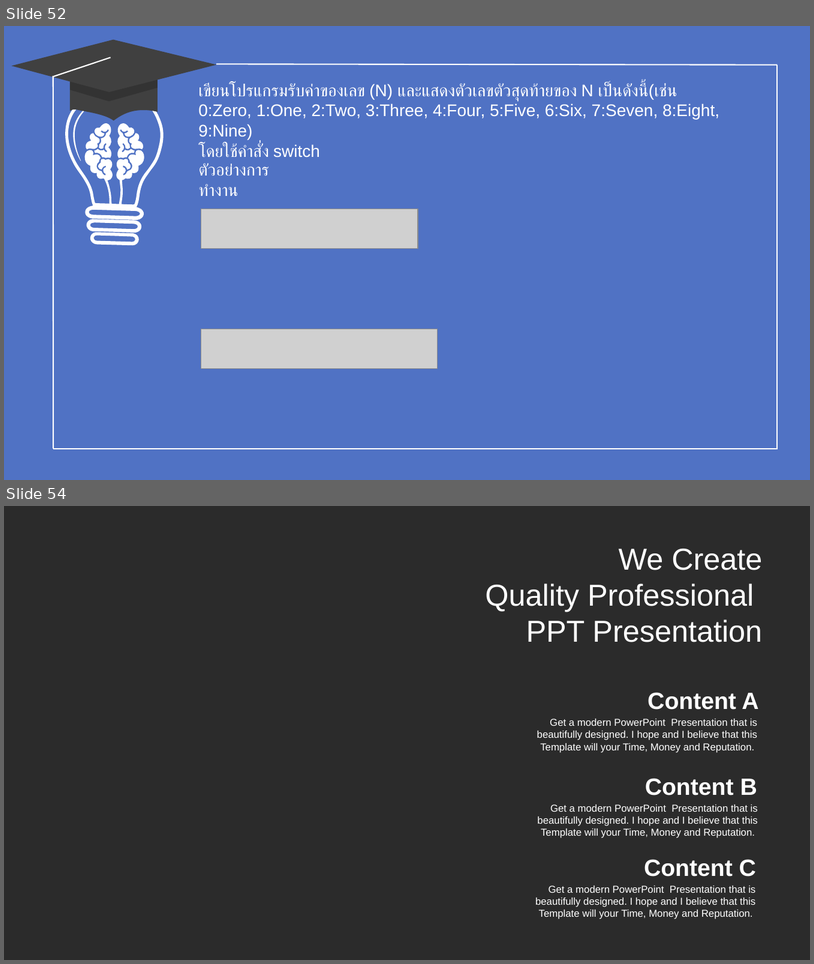
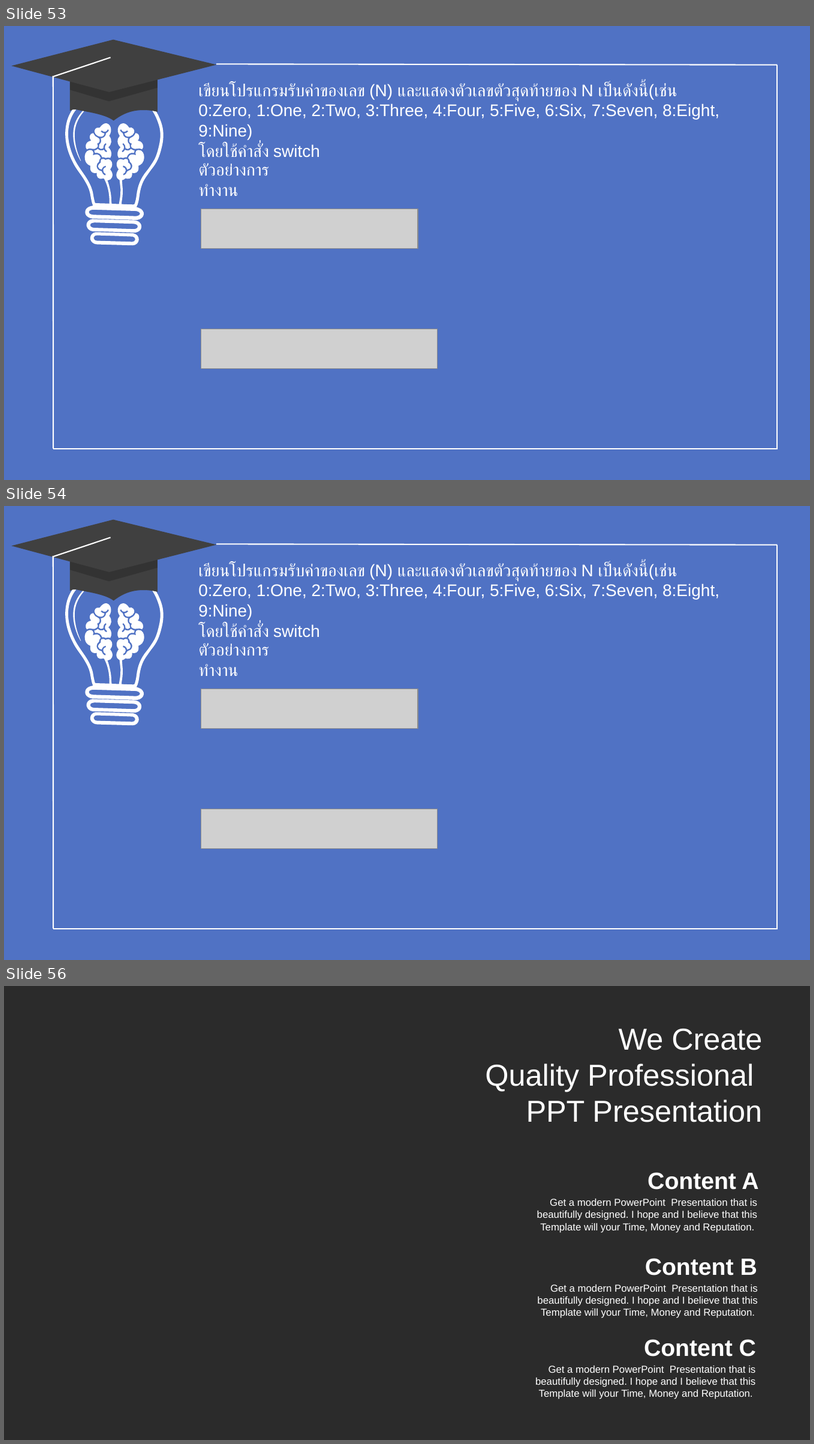
Before and after one commit to WatcharapolxFa/SolveProblemsIn-C-Language, a slide deck: TeachCLanguage/C.pptx. Shown one above the other, each under a label of ours: slides 52 and 54 before the commit, slides 53, 54 and 56 after it; the slides between them are not shown. The pictures are 814x964 and 814x1444 pixels, drawn with LibreOffice and Linux fonts; fonts in the diff are those of the drawing; grey boxes stand for pictures; background and template pictures are left out; a plain dark background stands for a picture behind light text. Boxes give left, top, right and bottom in pixels: in the first picture for what was removed or moved away, otherwise in the second. Text is boxed around its words. In the diff, an @@ line names an element or a change of style, - is before the commit and + after.

```diff
--- a/TeachCLanguage/C.pptx
+++ b/TeachCLanguage/C.pptx
@@ slide 54 added at bbox=[4, 506, 810, 960], background #5072C4 @@
@@ group added at bbox=[11, 519, 216, 928]: 3 freeform shapes, 2 lines @@
@@ line added from (778, 545) to (216, 544), #FFFFFF 1.5 pt @@
@@ line added from (778, 545) to (778, 929), #FFFFFF 1.5 pt @@
@@ freeform shape added at bbox=[65, 567, 163, 725], fill #FFFFFF @@
@@ text added at bbox=[198, 563, 720, 637], 20 pt, text #FFFFFF @@
+เขียนโปรแกรมรับค่าของเลข (N) และแสดงตัวเลขตัวสุดท้ายของ N เป็นดังนี้(เช่น 0:Zero, 1:One, 2:Two, 3:Three, 4:Four, 5:Five, 6:Six, 7:Seven, 8:Eight, 9:Nine)
+โดยใช้คําสั่ง switch
@@ freeform shape added at bbox=[77, 597, 150, 688], fill #FFFFFF @@
@@ text added at bbox=[199, 643, 269, 676], 20 pt, text #FFFFFF @@
+ตัวอย่างการทำงาน
@@ picture added at bbox=[201, 688, 418, 729] @@
@@ picture added at bbox=[201, 808, 437, 849] @@
@@ line added from (778, 928) to (53, 928), #FFFFFF 1.5 pt @@
@@ what was slide 52 is now slide 53 @@
@@ what was slide 54 is now slide 56 @@
```
Also in this commit, not shown: 2 other slides added, 1 slide removed, 4 other files.
